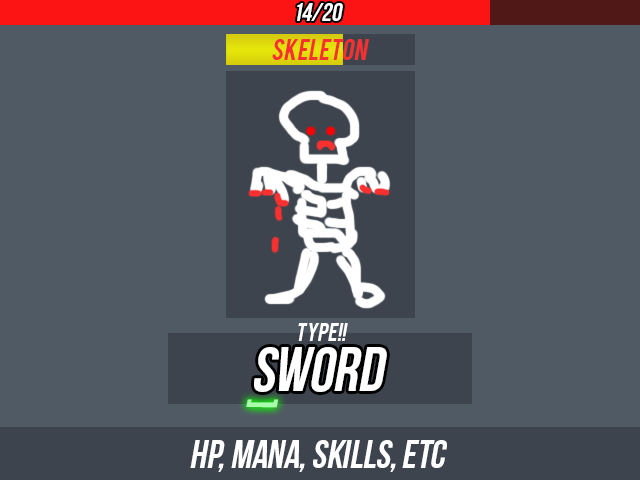
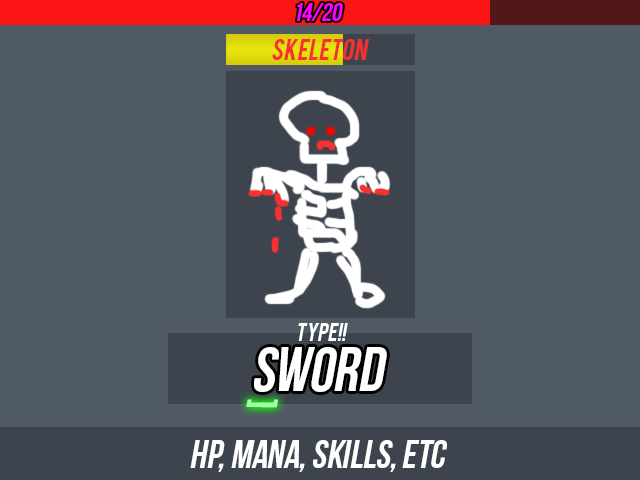
The second 640x480 image is a revision of the first. Changes to its layers:
painted on "14/20" over [297, 3, 343, 21]
